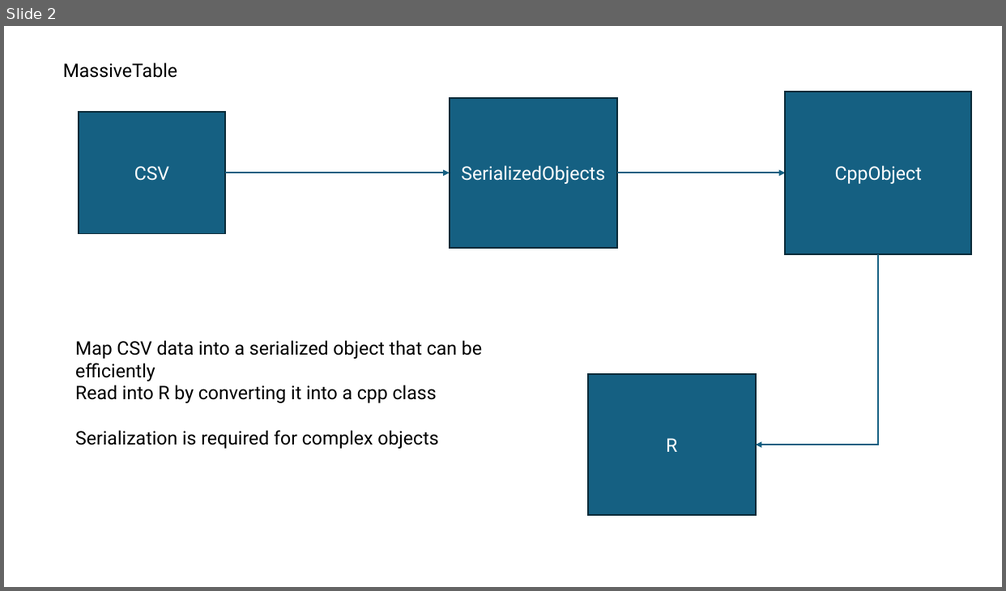
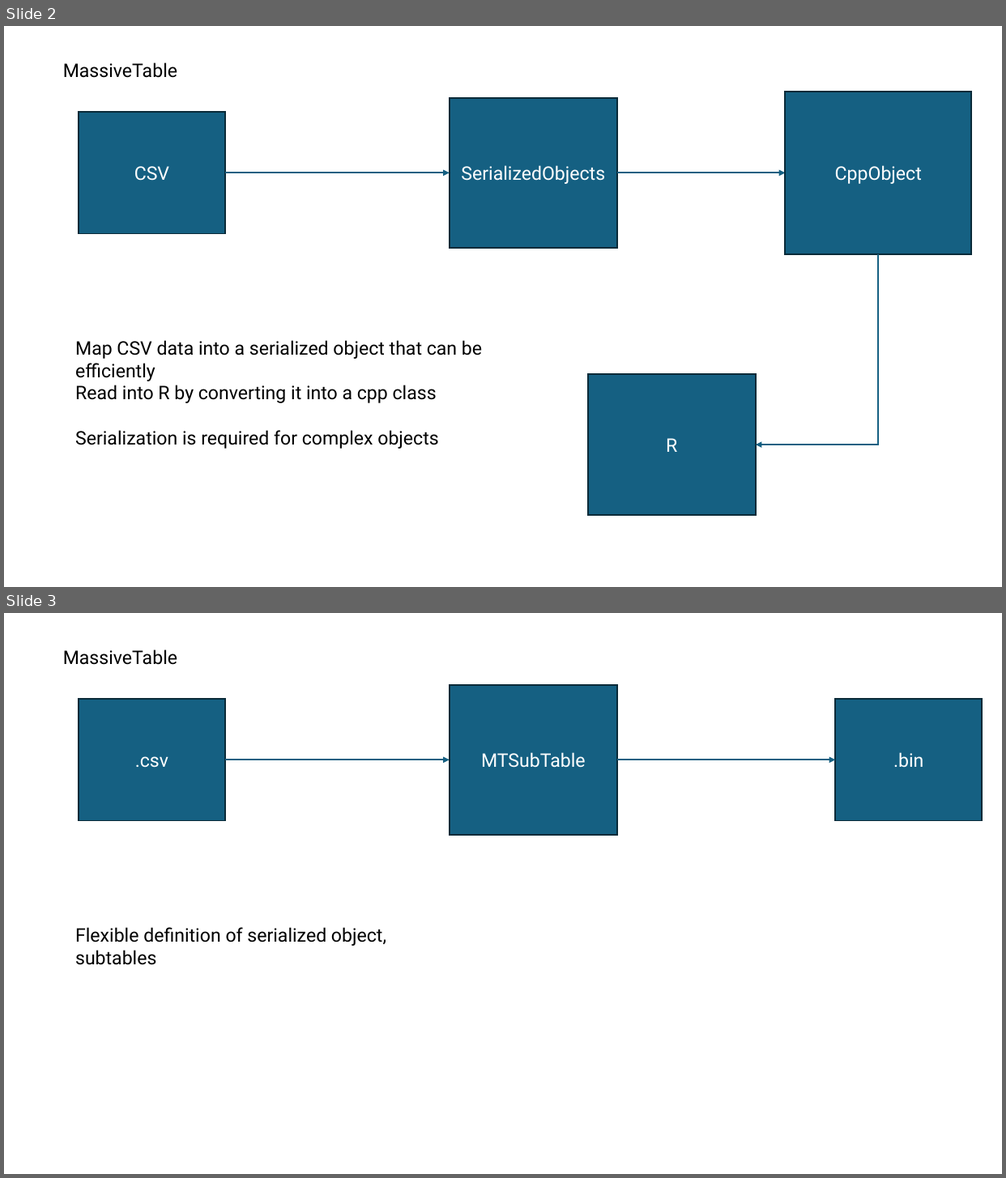
Before and after one commit to Bigmem2/Bigmem2, a slide deck: documentation/MassiveTable.pptx. Shown one above the other, each under a label of ours: slide 2 before the commit, slides 2 and 3 after it. The pictures are 1006x591 and 1006x1178 pixels, drawn with LibreOffice and Linux fonts; fonts in the diff are those of the drawing. Boxes give left, top, right and bottom in pixels: in the first picture for what was removed or moved away, otherwise in the second. Text is boxed around its words. In the diff, an @@ line names an element or a change of style, - is before the commit and + after.

```diff
--- a/documentation/MassiveTable.pptx
+++ b/documentation/MassiveTable.pptx
@@ slide 3 added at bbox=[4, 613, 1002, 1174], background #FFFFFF @@
@@ text added at bbox=[63, 649, 177, 665], 18 pt, text #000000 @@
+MassiveTable
@@ rectangle added at bbox=[450, 685, 617, 835], fill #156082, outline #092A39 1.5 pt, 18 pt, text #FFFFFF @@
+MTSubTable
@@ rectangle added at bbox=[79, 699, 226, 821], fill #156082, outline #092A39 1.5 pt, 18 pt, text #FFFFFF @@
+.csv
@@ rectangle added at bbox=[836, 699, 982, 821], fill #156082, outline #092A39 1.5 pt, 18 pt, text #FFFFFF @@
+.bin
@@ arrow added from (225, 760) to (450, 760), #156082 1.5 pt @@
@@ arrow added from (617, 760) to (836, 760), #156082 1.5 pt @@
@@ text added at bbox=[75, 927, 386, 965], 18 pt, text #000000 @@
+Flexible definition of serialized object, subtables
```
Also in this commit, not shown: 1 other slide added, 9 other files.
